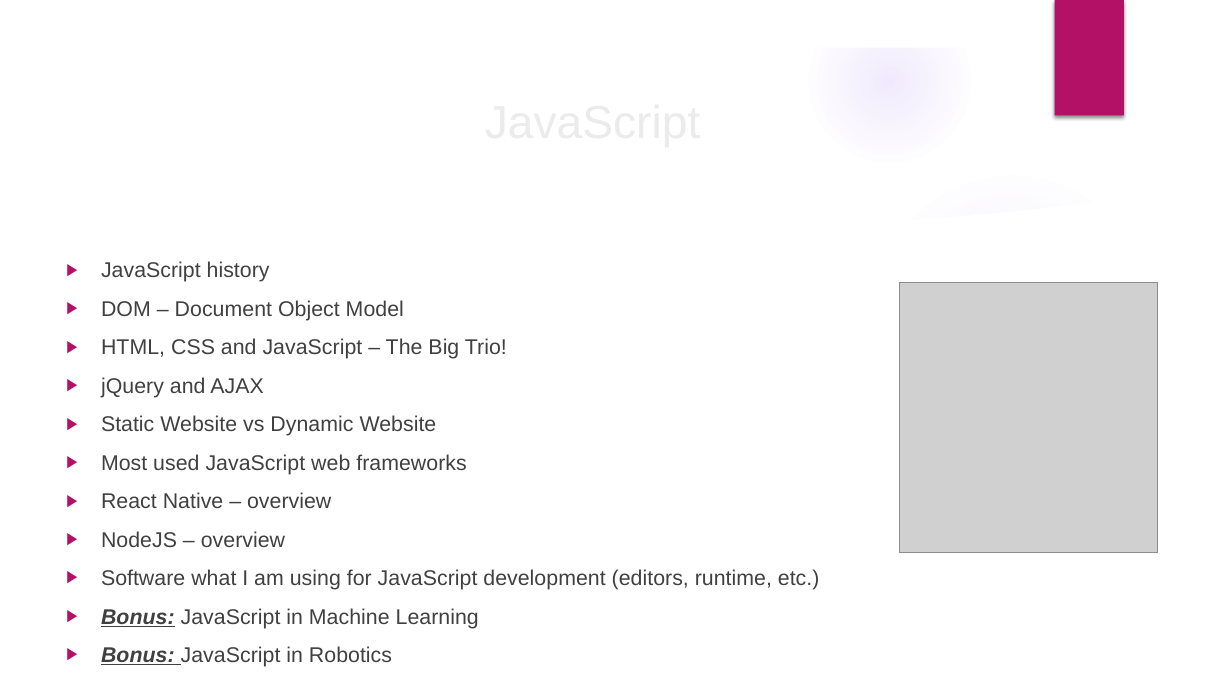
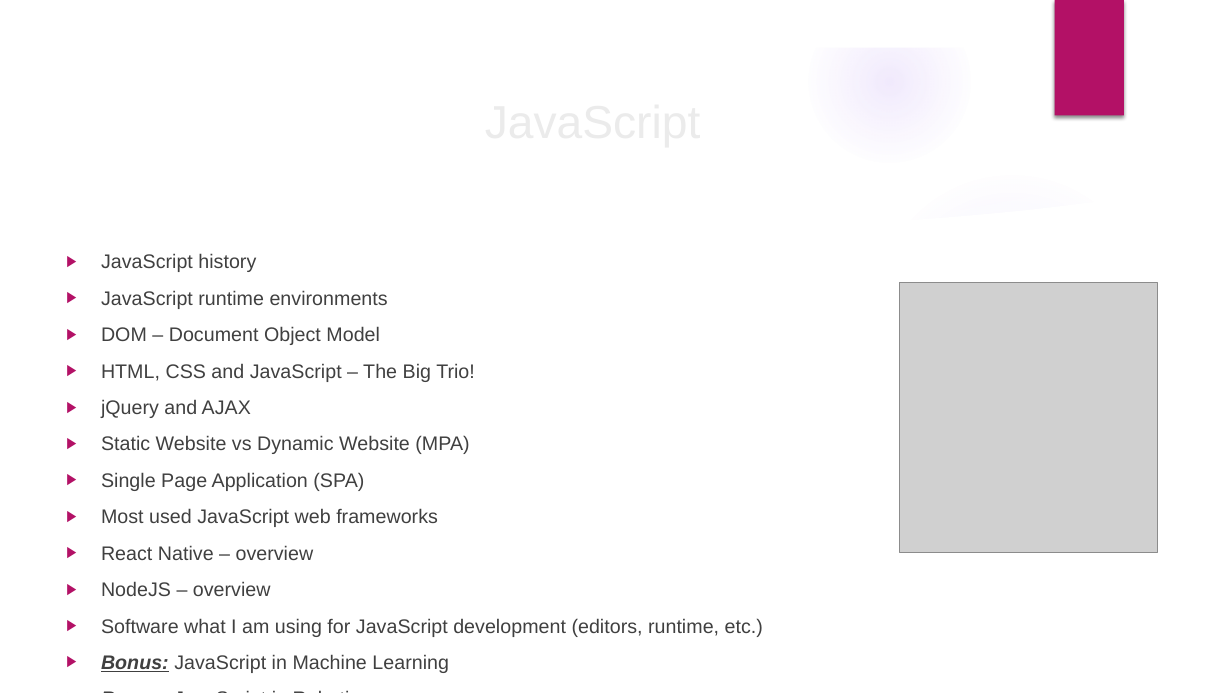
Before and after one commit to velizar92/TSK_Presentations, a slide deck: slide 1 of JS intro and overview.pptx. Drawn at 1232x693 pixels with LibreOffice and Linux fonts; fonts in the diff are those of the drawing; grey boxes stand for pictures; background and template pictures are left out. Boxes give left, top, right and bottom in pixels: in the first picture for what was removed or moved away, otherwise in the second. Text is boxed around its words. In the diff, an @@ line names an element or a change of style, - is before the commit and + after.

Commit message:
Added SPA diagram + JS environments info

```diff
--- a/JS intro and overview.pptx
+++ b/JS intro and overview.pptx
@@ text "JavaScript history": place and size @@
-text "JavaScript history" at [101, 261, 820, 667]
+text "JavaScript history" at [101, 253, 763, 673]
@@ text at [101, 253, 763, 673]: size 16.6 to 15.3 pt in "JavaScript history", "DOM – Document Object Model", "HTML, CSS and JavaScript – The Big ...", "jQuery and AJAX" and 6 more places @@
@@ text at [101, 290, 388, 309]: paragraph added @@
+▶ JavaScript runtime environments
@@ text at [101, 435, 469, 491]: text changed; size 16.6 to 15.3 pt @@
-▶ Static Website vs Dynamic Website
+▶ Static Website vs Dynamic Website (MPA)
+▶ Single Page Application (SPA)
```
Also in this commit, not shown: 2 other slides changed, 1 slide added.
